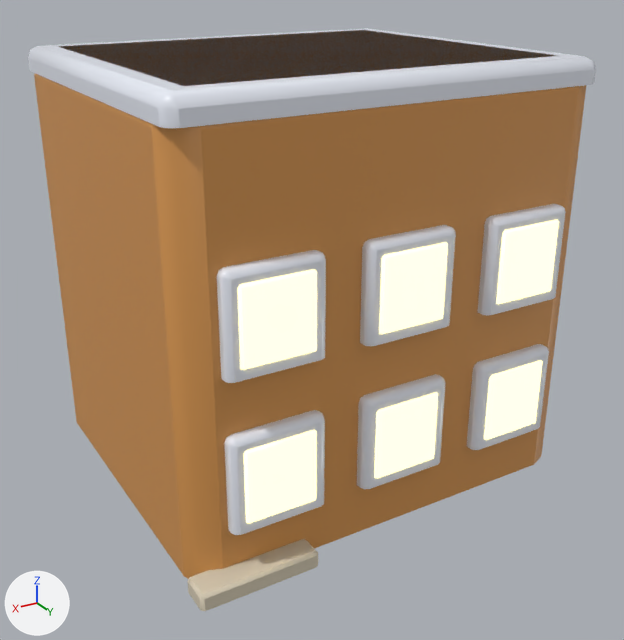
The FBX model world_overhaul/export/buildings/Apartment.fbx, before and after one commit.
Before and after are seen from a 50 mm lens placed at (8.17, 14.13, 9.7), pointed at (0.09, 0.67, 2.97). Arrows for +X, +Y and +Z are at lower left; the lights stay in place. The first picture is the older version.

The first picture shows 'Maker_Apartment', 'Maker_Apartment_Glow_GLOW_WARM'.
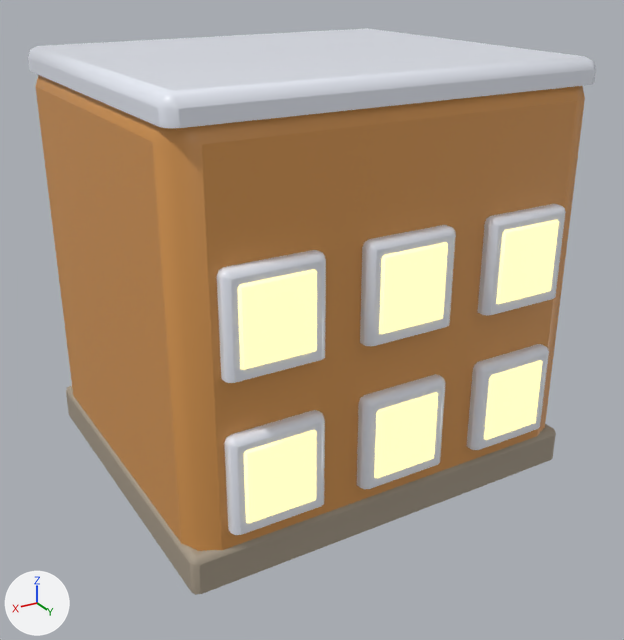
What differs and where, as boxes (x1, y1, x2, y2) in the pictures (624 x 640 px; the box of a moved part takes in the faces that stretch with it):
'Maker_Apartment', reshaped: before (28, 28, 596, 611); after (28, 28, 596, 595)
'Maker_Apartment_Glow_GLOW_WARM', surface changed: (237, 220, 559, 523) in both
part 1 of me_maker_apartment, added (brown): after (66, 386, 556, 595)
part 2 of me_maker_apartment, deleted: before (187, 539, 318, 611)
part 3 of me_maker_apartment, moved or reshaped: before (34, 30, 586, 579); after (35, 75, 585, 551)

The change, as a list of edits to the scene's bpy script:
```text
Change mat_wo_glow_glow_warm:
    mat_wo_glow_glow_warm.emission_strength: 2.0 -> 1.2
Change me_maker_apartment:
    used by ob_maker_apartment; location = (0.0, 0.0, 0.0)
    remove me_maker_apartment.from_pydata(...)  # 340 vertices, 290 faces; spans x -4.0..4.1, y -3.5..3.95, z 0.0..8.0
    add me_maker_apartment.from_pydata(...)  # 360 vertices, 306 faces; spans x -4.05..4.05, y -3.55..3.72, z 0.0..8.0
    me_maker_apartment part 1: a new loose piece of 40 vertices spanning x -4.05..4.05, y -3.55..3.55, z 0.0..0.7, in mat_wo_palette
    me_maker_apartment part 2: the loose piece of 20 vertices spanning x 1.9..4.1, y 3.35..3.95, z 0.0..0.3 is deleted
    me_maker_apartment part 3
    28 vertices in x -4.0..4.0, y -3.5..3.5, z 7.5..8.0 move by (0.0, 0.0, -0.2)
```
